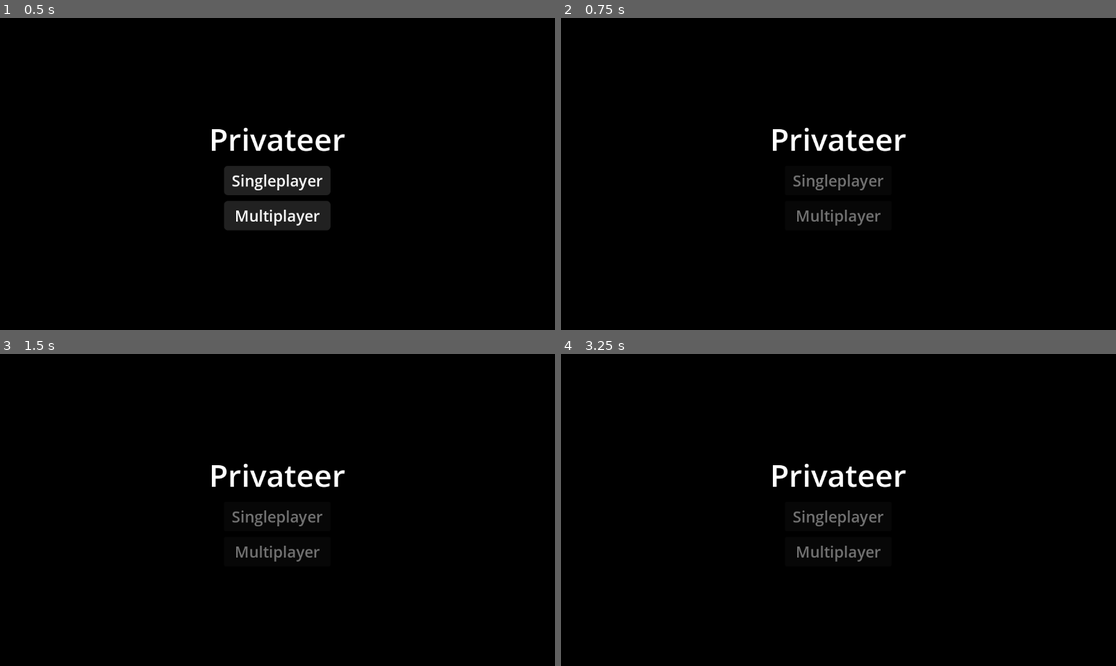
Above: before the commit, frames 1-4 (two rows, left to right).
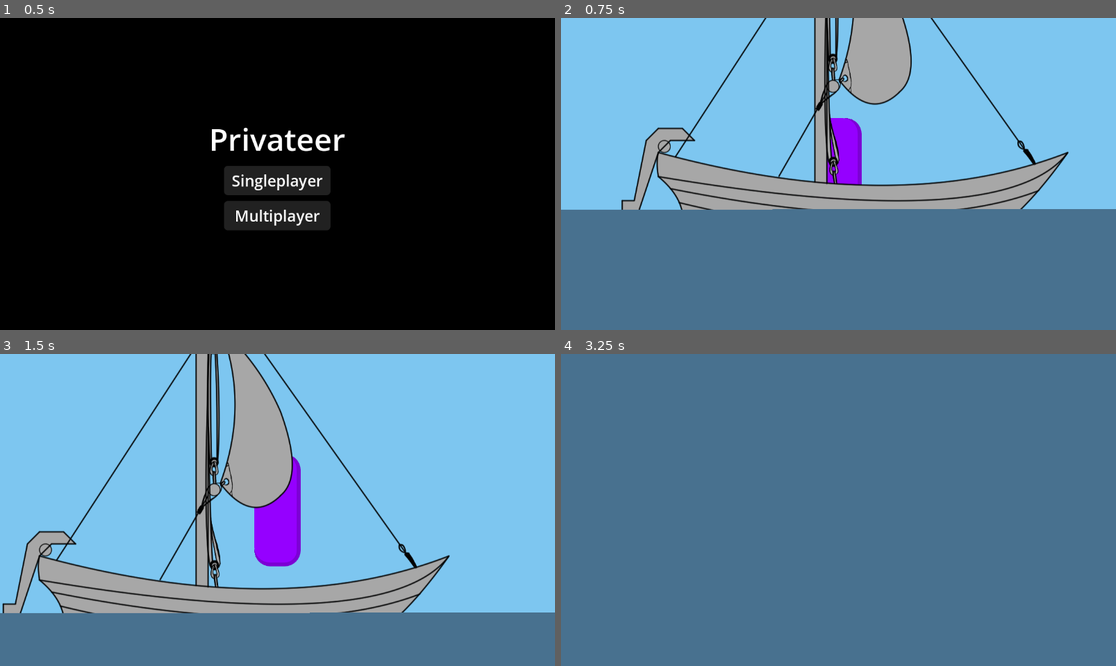
Above: after the commit, the same moments.

Repository: Changryy/Privateer
Game: Godot game, scene res://Game/Menu/Menu.tscn
The game is run twice, just before and just after one commit, with the same random seed, the same clock (stepped at 60 frames per second) and the same inputs.
Inputs:
- Up to frame 1 (0.5 s): no input
- Up to frame 2 (0.75 s): click "Singleplayer" at 0.5 s
- Up to frame 3 (1.5 s): tap Enter at 1.25 s; hold D (right, bound only after the commit) from 1.28 s (still down); hold Space (jump, bound only after the commit) from 1.28 s (still down)
- Up to frame 4 (3.25 s): release Space (jump, bound only after the commit) at 2.03 s; tap Space (jump, bound only after the commit) at 2.1, 2.27, 2.57 s; release D (right, bound only after the commit) at 2.78 s; hold A (left, bound only after the commit) from 2.78 s (still down); hold Space (jump, bound only after the commit) from 2.78 s (still down)

Frame 1 is identical in both runs. In frame 2, 99% of the frame differs, in the area x 0-100%, y 0-100%; in frame 3, 99%; in frame 4, 100%.

Commit message:
Basic movement

Diff:
--- /dev/null
+++ b/Game/Global/Preloads.gd
@@ -0,0 +1,3 @@
+extends Node
+
+var player := preload("res://Game/World/Player/Player.tscn")
--- a/Game/Global/Sync.gd
+++ b/Game/Global/Sync/Sync.gd
@@ -14,7 +14,6 @@
 
 
 func start_server() -> void:
-	print("started server")
 	multiplayer.peer_connected.connect(player_connected)
 	multiplayer.peer_disconnected.connect(player_disconnected)
 	peer.create_server(PORT)
@@ -36,20 +35,17 @@
 
 
 func player_connected(id: int) -> void:
-	print("player connected")
-	rpc_id(id, &"connected", VERSION)
+	rpc_id(id, &"connected", VERSION, World.get_data())
 
 
 @rpc("call_remote", "authority", "reliable")
-func connected(server_version: String) -> void:
+func connected(server_version: String, world_data: Dictionary) -> void:
 	if server_version != VERSION:
 		peer.close()
 		return
 
-	# Load world
-	print("connected")
+	await World.load_world(world_data)
 
-	# Once loaded:
 	rpc_id(1, &"loaded")
 	is_connected = true
 
@@ -67,3 +63,10 @@
 	pass
 
 	# Spawn player
+
+
+
+func singleplayer() -> void:
+	var player := Preloads.player.instantiate()
+	player.global_position.y = -100
+	%Players.add_child(player)
--- /dev/null
+++ b/Game/Global/Sync/Sync.tscn
@@ -0,0 +1,11 @@
+[gd_scene load_steps=2 format=3 uid="uid://bri21h4okqijq"]
+
+[ext_resource type="Script" path="res://Game/Global/Sync/Sync.gd" id="1_jn0a0"]
+
+[node name="Sync" type="Node"]
+script = ExtResource("1_jn0a0")
+
+[node name="Players" type="MultiplayerSpawner" parent="."]
+unique_name_in_owner = true
+_spawnable_scenes = PackedStringArray("res://Game/World/Player/Player.tscn")
+spawn_path = NodePath(".")
--- /dev/null
+++ b/Game/Global/World.gd
@@ -0,0 +1,8 @@
+extends Node
+
+
+func get_data() -> Dictionary: return {}
+
+
+func load_world(_data: Dictionary) -> void:
+	await get_tree().process_frame
--- a/Game/Menu/Menu.gd
+++ b/Game/Menu/Menu.gd
@@ -13,3 +13,5 @@
 
 func start() -> void:
 	starting.emit()
+	Sync.singleplayer()
+	get_tree().change_scene_to_file("res://Game/World/Main.tscn")
--- /dev/null
+++ b/Game/World/Main.tscn
@@ -0,0 +1,62 @@
+[gd_scene load_steps=5 format=3 uid="uid://ydu4iqbf4i7i"]
+
+[ext_resource type="Texture2D" uid="uid://5fb2bxhpfha5" path="res://Game/World/Ship/Dingy.png" id="1_jdn7e"]
+
+[sub_resource type="RectangleShape2D" id="RectangleShape2D_t08px"]
+size = Vector2(594.731, 20)
+
+[sub_resource type="RectangleShape2D" id="RectangleShape2D_adiok"]
+size = Vector2(153.373, 20)
+
+[sub_resource type="RectangleShape2D" id="RectangleShape2D_s58j4"]
+size = Vector2(155.419, 20)
+
+[node name="Root" type="Node2D"]
+
+[node name="Background" type="CanvasLayer" parent="."]
+layer = -1
+
+[node name="ColorRect" type="ColorRect" parent="Background"]
+anchors_preset = 15
+anchor_right = 1.0
+anchor_bottom = 1.0
+grow_horizontal = 2
+grow_vertical = 2
+color = Color(0.490196, 0.776471, 0.941176, 1)
+
+[node name="Ship" type="CharacterBody2D" parent="."]
+z_index = 10
+
+[node name="Sprite2D" type="Sprite2D" parent="Ship"]
+position = Vector2(25, -375)
+texture = ExtResource("1_jdn7e")
+
+[node name="CollisionShape2D" type="CollisionShape2D" parent="Ship"]
+position = Vector2(-30.2768, 41.667)
+rotation = 0.108154
+scale = Vector2(1, 1)
+shape = SubResource("RectangleShape2D_t08px")
+
+[node name="CollisionShape2D2" type="CollisionShape2D" parent="Ship"]
+position = Vector2(425, -58)
+rotation = -0.871985
+scale = Vector2(1, 1)
+shape = SubResource("RectangleShape2D_adiok")
+
+[node name="CollisionShape2D4" type="CollisionShape2D" parent="Ship"]
+position = Vector2(316, 38)
+rotation = -0.577354
+scale = Vector2(1, 1)
+shape = SubResource("RectangleShape2D_adiok")
+
+[node name="CollisionShape2D3" type="CollisionShape2D" parent="Ship"]
+position = Vector2(-348.49, -49.2081)
+rotation = -2.02628
+scale = Vector2(1, 1)
+shape = SubResource("RectangleShape2D_s58j4")
+
+[node name="Polygon2D" type="Polygon2D" parent="."]
+z_index = 20
+position = Vector2(1450, -8)
+color = Color(0.285156, 0.445313, 0.5625, 1)
+polygon = PackedVector2Array(-7732, 3, 6021, 1, 6025, 4105, -7725, 4106)
--- /dev/null
+++ b/Game/World/Player/Player.gd
@@ -0,0 +1,30 @@
+extends CharacterBody2D
+
+
+const SPEED: float = 600
+const GRAVITY: float = 1_500
+const JUMP_HEIGHT: float = 1_000
+
+
+
+
+func _physics_process(delta: float) -> void:
+	velocity.y += GRAVITY * delta
+	velocity.x = Input.get_axis("left", "right") * SPEED
+	move_and_slide()
+	velocity.y += GRAVITY * delta
+
+
+
+
+
+func _unhandled_input(event: InputEvent) -> void:
+	if event.is_action_pressed("jump"): jump()
+
+
+
+
+
+func jump():
+	if !is_on_floor(): return
+	velocity.y = -JUMP_HEIGHT
--- /dev/null
+++ b/Game/World/Player/Player.tscn
@@ -0,0 +1,32 @@
+[gd_scene load_steps=4 format=3 uid="uid://ivjwuqdql7p3"]
+
+[ext_resource type="Script" path="res://Game/World/Player/Player.gd" id="1_hy8ex"]
+
+[sub_resource type="CapsuleShape2D" id="CapsuleShape2D_6cmj4"]
+radius = 48.0
+height = 228.0
+
+[sub_resource type="StyleBoxFlat" id="StyleBoxFlat_iyskf"]
+bg_color = Color(0.584314, 0, 1, 1)
+border_width_right = 8
+border_width_bottom = 8
+border_color = Color(0.486275, 0, 0.831373, 1)
+corner_radius_top_left = 32
+corner_radius_top_right = 32
+corner_radius_bottom_right = 32
+corner_radius_bottom_left = 32
+
+[node name="Player" type="CharacterBody2D"]
+script = ExtResource("1_hy8ex")
+
+[node name="CollisionShape2D" type="CollisionShape2D" parent="."]
+shape = SubResource("CapsuleShape2D_6cmj4")
+
+[node name="Camera2D" type="Camera2D" parent="."]
+
+[node name="Panel" type="Panel" parent="."]
+offset_left = -48.0
+offset_top = -116.0
+offset_right = 48.0
+offset_bottom = 117.0
+theme_override_styles/panel = SubResource("StyleBoxFlat_iyskf")
--- a/project.godot
+++ b/project.godot
@@ -18,7 +18,9 @@
 
 [autoload]
 
-Sync="*res://Game/Global/Sync.gd"
+Preloads="*res://Game/Global/Preloads.gd"
+Sync="*res://Game/Global/Sync/Sync.tscn"
+World="*res://Game/Global/World.gd"
 
 [editor]
 
@@ -27,3 +29,31 @@
 [gui]
 
 theme/custom="res://Game/Global/Theme.tres"
+
+[input]
+
+left={
+"deadzone": 0.5,
+"events": [Object(InputEventKey,"resource_local_to_scene":false,"resource_name":"","device":-1,"window_id":0,"alt_pressed":false,"shift_pressed":false,"ctrl_pressed":false,"meta_pressed":false,"pressed":false,"keycode":0,"physical_keycode":65,"key_label":0,"unicode":97,"echo":false,"script":null)
+]
+}
+right={
+"deadzone": 0.5,
+"events": [Object(InputEventKey,"resource_local_to_scene":false,"resource_name":"","device":-1,"window_id":0,"alt_pressed":false,"shift_pressed":false,"ctrl_pressed":false,"meta_pressed":false,"pressed":false,"keycode":0,"physical_keycode":68,"key_label":0,"unicode":100,"echo":false,"script":null)
+]
+}
+up={
+"deadzone": 0.5,
+"events": [Object(InputEventKey,"resource_local_to_scene":false,"resource_name":"","device":-1,"window_id":0,"alt_pressed":false,"shift_pressed":false,"ctrl_pressed":false,"meta_pressed":false,"pressed":false,"keycode":0,"physical_keycode":87,"key_label":0,"unicode":119,"echo":false,"script":null)
+]
+}
+down={
+"deadzone": 0.5,
+"events": [Object(InputEventKey,"resource_local_to_scene":false,"resource_name":"","device":-1,"window_id":0,"alt_pressed":false,"shift_pressed":false,"ctrl_pressed":false,"meta_pressed":false,"pressed":false,"keycode":0,"physical_keycode":83,"key_label":0,"unicode":115,"echo":false,"script":null)
+]
+}
+jump={
+"deadzone": 0.5,
+"events": [Object(InputEventKey,"resource_local_to_scene":false,"resource_name":"","device":-1,"window_id":0,"alt_pressed":false,"shift_pressed":false,"ctrl_pressed":false,"meta_pressed":false,"pressed":false,"keycode":0,"physical_keycode":32,"key_label":0,"unicode":32,"echo":false,"script":null)
+]
+}
Binary file added: Game/World/Ship/Dingy.png
Not shown, added: Game/World/Ship/Dingy.png.import
